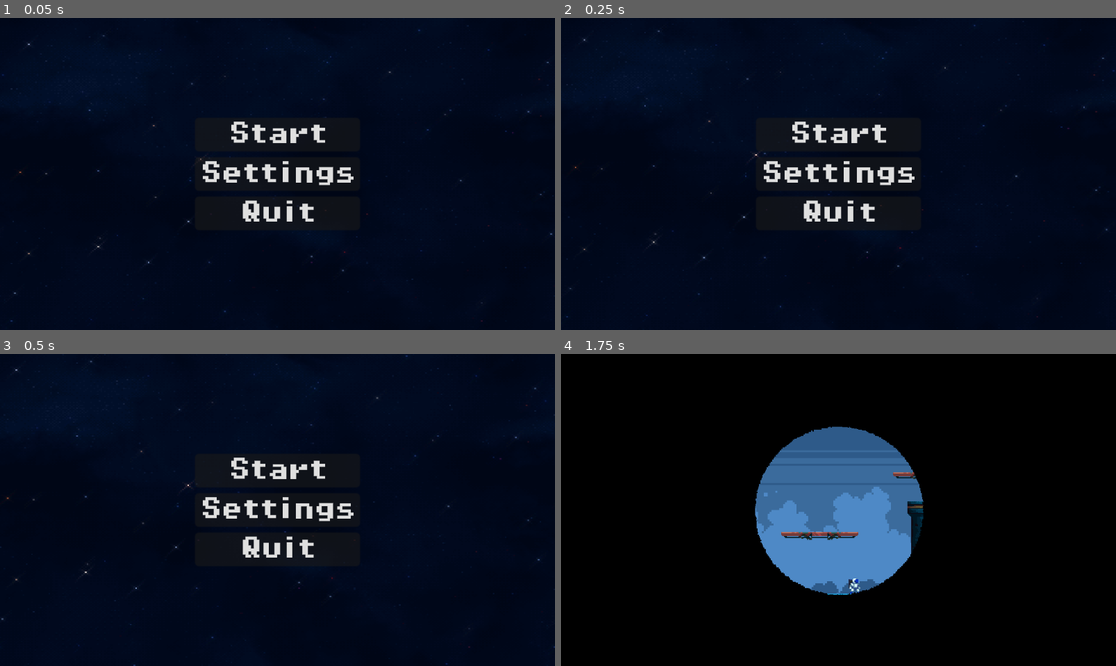
Above: before the commit, frames 1-4 (two rows, left to right).
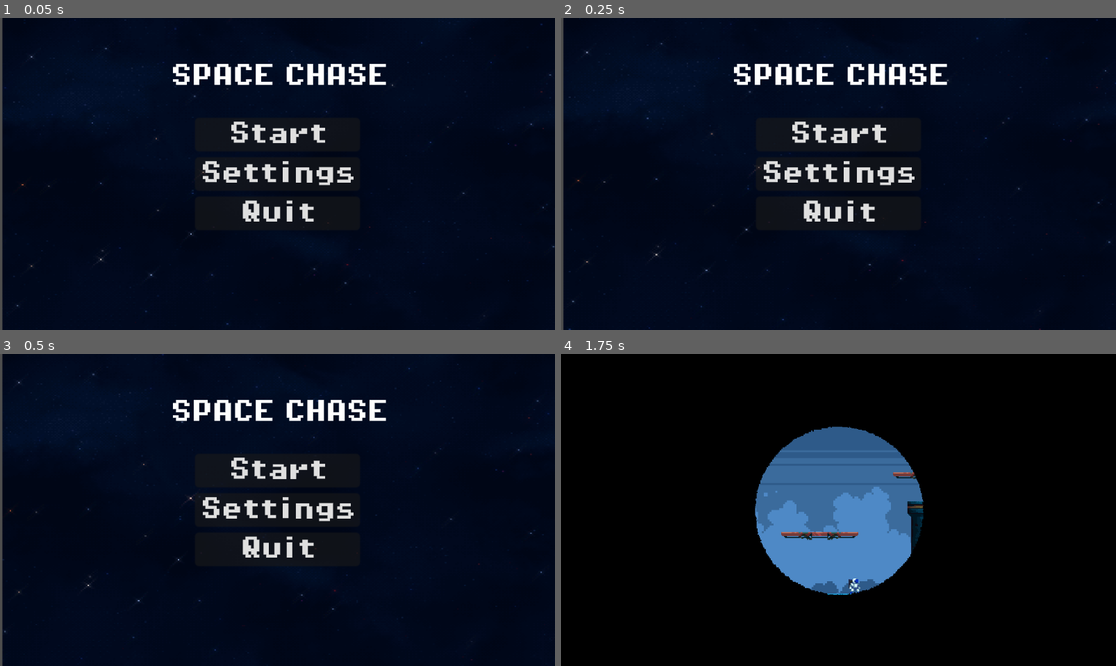
Above: after the commit, the same moments.

Repository: ECS-179-Game-Project/Space-Chase-Game
Game: Godot game, scene res://scenes/main_menu.tscn
Same seed, same stepped clock (60 frames per second), same inputs: the game is played once before the commit and once after it.
Inputs (mouse positions are in pixels of both pictures, inside the frame that each line leads up to):
- Up to frame 1 (0.05 s): no input
- Up to frame 2 (0.25 s): no input
- Up to frame 3 (0.5 s): no input
- Up to frame 4 (1.75 s): click "Start" at 0.5 s; move the mouse to (960, 494) at 1.27 s; hold D (p1_right) from 1.28 s (still down); tap K (p1_dash) at 1.35 s; tap W (p1_up) at 1.52 s

The runs differ from the first frame. In frame 1, 2.1% of the frame differs, in the area x 0-100%, y 0-100%; in frame 2, 2.1%; in frame 3, 2.1%; in frame 4, nothing differs.

Commit message:
added title to main menu

Diff:
--- a/space-chase/scenes/main_menu.tscn
+++ b/space-chase/scenes/main_menu.tscn
@@ -30,10 +30,10 @@
 anchors_preset = 15
 anchor_right = 1.0
 anchor_bottom = 1.0
-offset_left = -215.0
-offset_top = -160.0
-offset_right = 215.0
-offset_bottom = 160.0
+offset_left = -213.434
+offset_top = -150.685
+offset_right = 216.566
+offset_bottom = 169.315
 grow_horizontal = 2
 grow_vertical = 2
 texture = ExtResource("2_mneb7")
@@ -81,6 +81,15 @@
 stream = ExtResource("4_6wybf")
 volume_db = -6.0
 
+[node name="Label" type="Label" parent="."]
+layout_mode = 0
+offset_left = -82.8361
+offset_top = -77.3973
+offset_right = 85.1639
+offset_bottom = -54.3973
+theme_override_fonts/font = ExtResource("2_4vmwg")
+text = "SPACE CHASE"
+
 [connection signal="ready" from="." to="." method="_on_ready"]
 [connection signal="pressed" from="MarginContainer/VBoxContainer/Start" to="." method="_on_start_pressed"]
 [connection signal="pressed" from="MarginContainer/VBoxContainer/Settings" to="." method="_on_settings_pressed"]
